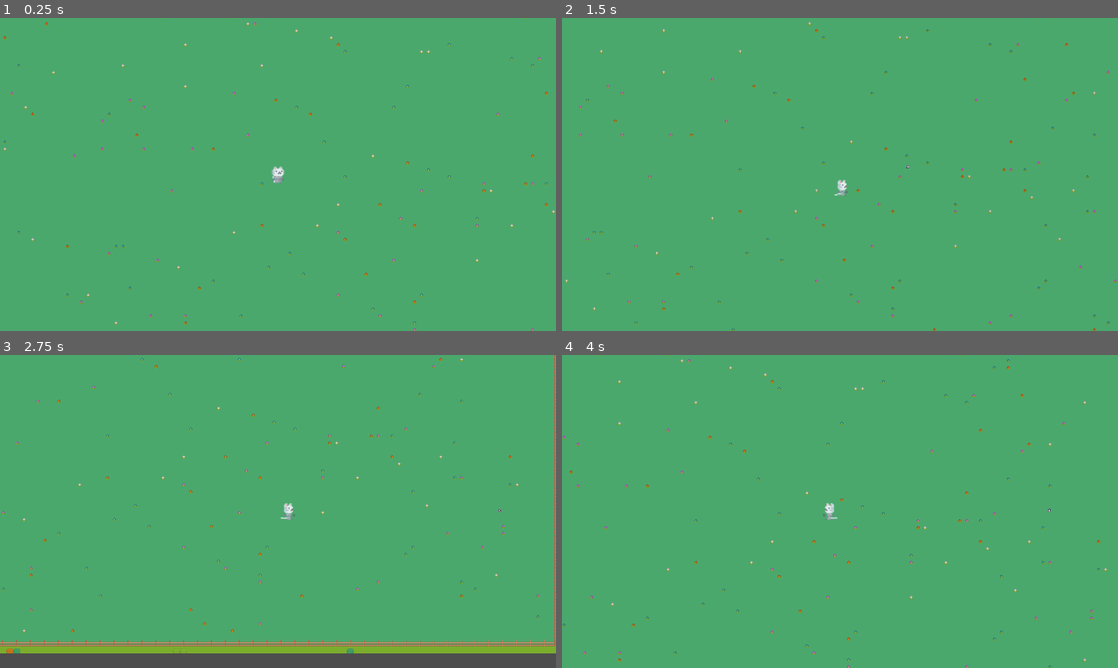
Above: before the commit, frames 1-4 (two rows, left to right).
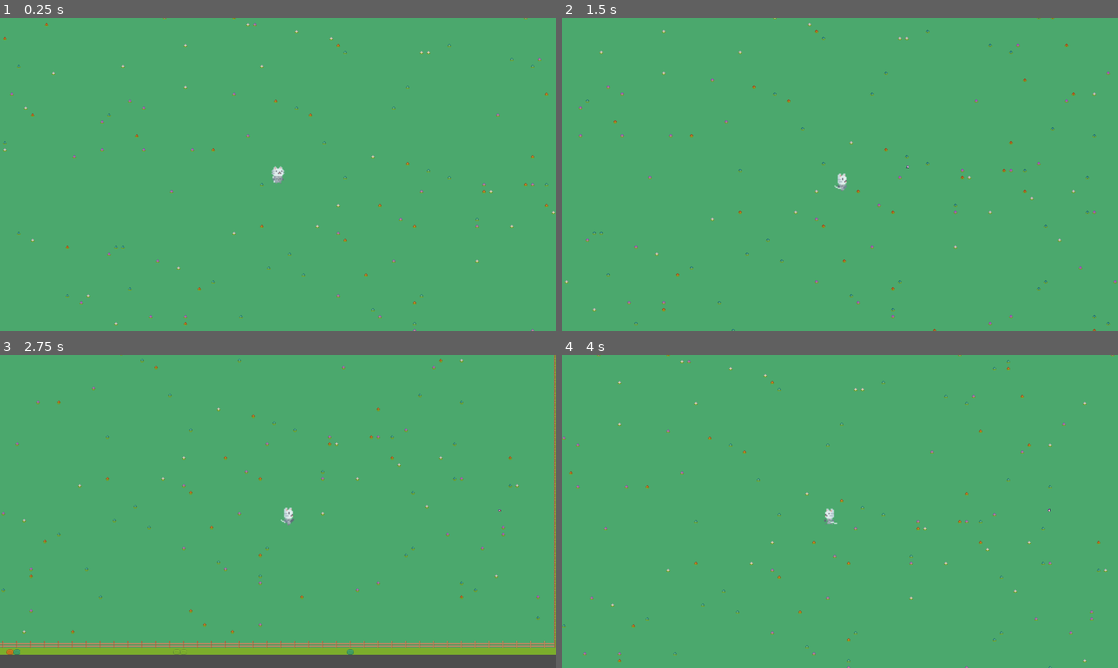
Above: after the commit, the same moments.

Repository: StrangerTNY/HAW_ProjektB
Game: Godot game, scene res://src/scenes/test_level_2.tscn
Same seed, same stepped clock (60 frames per second), same inputs: the game is played once before the commit and once after it. This scene is started directly instead of the project's main scene.
Inputs:
- Up to frame 1 (0.25 s): no input
- Up to frame 2 (1.5 s): hold Right (move_right) 0.53-1.28 s; tap Space (attack) at 0.6, 1.35 s; hold Down (move_down) from 1.28 s (still down)
- Up to frame 3 (2.75 s): release Down (move_down) at 2.03 s; hold Right (move_right) from 2.03 s (still down); tap Space (attack) at 2.1 s
- Up to frame 4 (4 s): release Right (move_right) at 2.78 s; hold Up (move_up) 2.78-3.53 s; tap Space (attack) at 2.85, 3.6 s; hold Left (move_left) from 3.53 s (still down)

The runs differ from the first frame. In frame 1, 0.7% of the frame differs, in the area x 0-100%, y 0-100%; in frame 2, 0.9%; in frame 3, 3.3%, in the area x 0-100%, y 0-96%; in frame 4, 0.9%.

Commit message:
legit keine ahnung ob ich irgendwas erreicht habe

Diff:
--- a/assets/Player_Animations.tres
+++ b/assets/Player_Animations.tres
@@ -110,7 +110,7 @@
 }],
 "loop": true,
 "name": &"attack",
-"speed": 10.0
+"speed": 8.0
 }, {
 "frames": [{
 "duration": 1.0,
@@ -133,7 +133,7 @@
 }],
 "loop": true,
 "name": &"death",
-"speed": 10.0
+"speed": 8.0
 }, {
 "frames": [{
 "duration": 1.0,
@@ -156,7 +156,7 @@
 }],
 "loop": true,
 "name": &"idle",
-"speed": 10.0
+"speed": 8.0
 }, {
 "frames": [{
 "duration": 1.0,
@@ -179,5 +179,5 @@
 }],
 "loop": true,
 "name": &"run",
-"speed": 10.0
+"speed": 8.0
 }]
--- a/assets/tilesets/tilset.tres
+++ b/assets/tilesets/tilset.tres
@@ -16,6 +16,8 @@
 
 [sub_resource type="TileMapPattern" id="TileMapPattern_wgmlj"]
 tile_data = PackedInt32Array(0, 3407875, 23, 1, 3473411, 23, 2, 3407875, 23, 3, 3473411, 23)
+
+[sub_resource type="PhysicsMaterial" id="PhysicsMaterial_0wfy8"]
 
 [sub_resource type="TileSetAtlasSource" id="TileSetAtlasSource_c8k2v"]
 texture = ExtResource("1_khn2c")
@@ -4088,31 +4090,21 @@
 48:23/0 = 0
 48:23/0/physics_layer_0/linear_velocity = Vector2(0, 0)
 48:23/0/physics_layer_0/angular_velocity = 0.0
-48:23/0/physics_layer_0/polygon_0/points = PackedVector2Array(-8, -8, -5, -8, -5, 8, -8, 8)
-48:23/0/physics_layer_0/polygon_1/points = PackedVector2Array(-5, -3, 8, -3, 8, 8, -5, 8)
 49:23/0 = 0
 49:23/0/physics_layer_0/linear_velocity = Vector2(0, 0)
 49:23/0/physics_layer_0/angular_velocity = 0.0
-49:23/0/physics_layer_0/polygon_0/points = PackedVector2Array(-8, -3, 5, -3, 5, 8, -8, 8)
-49:23/0/physics_layer_0/polygon_1/points = PackedVector2Array(5, -8, 8, -8, 8, 8, 5, 8)
 50:23/0 = 0
 50:23/0/physics_layer_0/linear_velocity = Vector2(0, 0)
 50:23/0/physics_layer_0/angular_velocity = 0.0
-50:23/0/physics_layer_0/polygon_0/points = PackedVector2Array(5, -8, 8, -8, 8, 8, 5, 8)
 51:23/0 = 0
 51:23/0/physics_layer_0/linear_velocity = Vector2(0, 0)
 51:23/0/physics_layer_0/angular_velocity = 0.0
-51:23/0/physics_layer_0/polygon_0/points = PackedVector2Array(-8, -8, -5, -8, -5, 9.5, -8, 8)
 52:23/0 = 0
 52:23/0/physics_layer_0/linear_velocity = Vector2(0, 0)
 52:23/0/physics_layer_0/angular_velocity = 0.0
-52:23/0/physics_layer_0/polygon_0/points = PackedVector2Array(-8, -3, 8, -3, 8, 8, -8, 8)
-52:23/0/physics_layer_0/polygon_1/points = PackedVector2Array(-2, -3, 1, -3, 1, -3, -2, -3)
 53:23/0 = 0
 53:23/0/physics_layer_0/linear_velocity = Vector2(0, 0)
 53:23/0/physics_layer_0/angular_velocity = 0.0
-53:23/0/physics_layer_0/polygon_0/points = PackedVector2Array(-8, -3, 8, -3, 8, 8, -8, 8)
-53:23/0/physics_layer_0/polygon_1/points = PackedVector2Array(-2, -8, 1, -8, 1, -3, -2, -3)
 54:23/0 = 0
 54:23/0/physics_layer_0/linear_velocity = Vector2(0, 0)
 54:23/0/physics_layer_0/angular_velocity = 0.0
@@ -4281,8 +4273,6 @@
 52:24/0 = 0
 52:24/0/physics_layer_0/linear_velocity = Vector2(0, 0)
 52:24/0/physics_layer_0/angular_velocity = 0.0
-52:24/0/physics_layer_0/polygon_0/points = PackedVector2Array(-8, -3, 8, -3, 8, 8, -8, 8)
-52:24/0/physics_layer_0/polygon_1/points = PackedVector2Array(-2, -3, 1, -3, 1, -3, -2, -3)
 53:24/0 = 0
 53:24/0/physics_layer_0/linear_velocity = Vector2(0, 0)
 53:24/0/physics_layer_0/angular_velocity = 0.0
@@ -5337,6 +5327,7 @@
 [resource]
 physics_layer_0/collision_layer = 4
 physics_layer_0/collision_mask = 3
+physics_layer_0/physics_material = SubResource("PhysicsMaterial_0wfy8")
 sources/3 = SubResource("TileSetAtlasSource_c8k2v")
 pattern_0 = SubResource("TileMapPattern_0qcki")
 pattern_1 = SubResource("TileMapPattern_ayk7a")
--- a/scripts/Main.gd
+++ b/scripts/Main.gd
@@ -44,10 +44,15 @@
 	# Set the mob's position to a random location.
 	mob.position = mob_spawn_location.position
 
+ # Add some randomness to the direction.
+	direction += randf_range(-PI / 4, PI / 4)
+
 
 	# Choose the velocity for the mob.
-	var velocity = Vector2(randf_range(100.0, 300.0), 0.0)
+	var velocity = Vector2(randf_range(150.0, 250.0), 0.0)
 	mob.linear_velocity = velocity.rotated(direction)
 
+#	if(mob.hit_wall):
+#		mob.linear_velocity = mob.linear_velocity * -1
 	# Spawn the mob by adding it to the Main scene.
 	add_child(mob)
--- a/scripts/Player_new.gd
+++ b/scripts/Player_new.gd
@@ -3,6 +3,10 @@
 
 @export var move_speed : float = 130
 var bullet_path = preload("res://src/game_objects/bullet.tscn")
+
+func start(pos):
+	position = pos
+	show()
 
 func _physics_process(delta):
 	var is_attacking = false
@@ -24,8 +28,6 @@
 		$AnimatedSprite2D.play()
 
 
-	position += velocity * delta
-
 	if velocity.x != 0:
 		$AnimatedSprite2D.animation = "run"
 		$AnimatedSprite2D.flip_v = false
@@ -38,15 +40,13 @@
 	else:
 		$AnimatedSprite2D.animation = "idle"
 
+	position += velocity * delta
 	move_and_slide()
+	for i in get_slide_collision_count():
+		var collision = get_slide_collision(i)
+		print("I collided with ", collision.get_collider().name)
 
 func shoot():
 	var bullet = bullet_path.instantiate()
 	get_parent().add_child(bullet)
 	bullet.position = $Node2D/Marker2D.global_position
-
-#func _on_body_entered(body):
-#	hide() # Player disappears after being hit.
-#	hit.emit()
-#	# Must be deferred as we can't change physics properties on a physics callback.
-#	$CollisionShape2D.set_deferred("disabled", true) # Replace with function body.
--- a/scripts/mob.gd
+++ b/scripts/mob.gd
@@ -1,11 +1,10 @@
 extends RigidBody2D
 
-
+var hit_wall
 # Called when the node enters the scene tree for the first time.
 func _ready():
 	$AnimatedSprite2D.animation = "walk"
 	$AnimatedSprite2D.play()
-
 
 # Called every frame. 'delta' is the elapsed time since the previous frame.
 func _process(delta):
@@ -17,3 +16,9 @@
 
 func _on_hurtbox_area_entered(hitbox):
 	queue_free()
+
+
+#func _on_body_entered(body):
+#	if(body.name == "map_2"):
+#		hit_wall = true
+#	hit_wall = false
--- a/src/game_objects/Player_new.tscn
+++ b/src/game_objects/Player_new.tscn
@@ -14,12 +14,13 @@
 position = Vector2(149, 60)
 scale = Vector2(2.5, 2.5)
 collision_mask = 6
+platform_wall_layers = 4
 script = ExtResource("1_ci5ib")
 
 [node name="AnimatedSprite2D" type="AnimatedSprite2D" parent="."]
 position = Vector2(0, 1)
 sprite_frames = ExtResource("1_38ser")
-animation = &"idle"
+animation = &"run"
 
 [node name="CollisionShape2D" type="CollisionShape2D" parent="."]
 position = Vector2(0, -1)
--- a/src/game_objects/mob.tscn
+++ b/src/game_objects/mob.tscn
@@ -1,4 +1,4 @@
-[gd_scene load_steps=24 format=3]
+[gd_scene load_steps=24 format=3 uid="uid://cbev88rlm4dju"]
 
 [ext_resource type="Texture2D" uid="uid://bp8ajjjvwumw3" path="res://assets/slime.png" id="1_ah8ac"]
 [ext_resource type="Script" path="res://scripts/mob.gd" id="1_xchtr"]
@@ -88,7 +88,7 @@
 }],
 "loop": true,
 "name": &"death",
-"speed": 10.0
+"speed": 5.0
 }, {
 "frames": [{
 "duration": 1.0,
@@ -102,7 +102,7 @@
 }],
 "loop": true,
 "name": &"hit",
-"speed": 10.0
+"speed": 2.0
 }, {
 "frames": [{
 "duration": 1.0,
@@ -125,7 +125,7 @@
 }],
 "loop": true,
 "name": &"walk",
-"speed": 10.0
+"speed": 8.0
 }]
 
 [sub_resource type="CircleShape2D" id="CircleShape2D_sebkt"]
@@ -137,8 +137,9 @@
 [node name="Mob" type="RigidBody2D"]
 position = Vector2(86, 87)
 collision_layer = 2
-collision_mask = 9
+collision_mask = 13
 gravity_scale = 0.0
+lock_rotation = true
 script = ExtResource("1_xchtr")
 metadata/_edit_group_ = true
 
@@ -147,7 +148,6 @@
 scale = Vector2(1.5, 1.5)
 sprite_frames = SubResource("SpriteFrames_sl0tt")
 animation = &"walk"
-frame_progress = 0.681806
 
 [node name="VisibleOnScreenNotifier2D" type="VisibleOnScreenNotifier2D" parent="."]
 
@@ -171,6 +171,7 @@
 [node name="CollisionShape2D" type="CollisionShape2D" parent="."]
 shape = SubResource("CircleShape2D_27nfu")
 
+[connection signal="body_entered" from="." to="." method="_on_body_entered"]
 [connection signal="screen_exited" from="VisibleOnScreenNotifier2D" to="." method="_on_visible_on_screen_notifier_2d_screen_exited"]
 [connection signal="area_entered" from="Hurtbox" to="." method="_on_hurtbox_area_entered"]
 
--- a/src/scenes/test_level_2.tscn
+++ b/src/scenes/test_level_2.tscn
@@ -1,9 +1,19 @@
-[gd_scene load_steps=3 format=3 uid="uid://bmug2gir2wrab"]
+[gd_scene load_steps=6 format=3 uid="uid://bmug2gir2wrab"]
 
 [ext_resource type="PackedScene" uid="uid://c4muo0hk7vl7x" path="res://src/game_objects/map_2.tscn" id="1_iinrd"]
+[ext_resource type="Script" path="res://scripts/Main.gd" id="1_yucwu"]
 [ext_resource type="PackedScene" uid="uid://dbm5xrg348c4t" path="res://src/game_objects/Player_new.tscn" id="2_kbipm"]
+[ext_resource type="PackedScene" uid="uid://cbev88rlm4dju" path="res://src/game_objects/mob.tscn" id="2_srhgm"]
 
-[node name="Node" type="Node"]
+[sub_resource type="Curve2D" id="Curve2D_nn42f"]
+_data = {
+"points": PackedVector2Array(0, 0, 0, 0, 14, 22, 0, 0, 0, 0, 1912, 19, 0, 0, 0, 0, 1908, 1067, 0, 0, 0, 0, 10, 1067, 0, 0, 0, 0, 14, 22)
+}
+point_count = 5
+
+[node name="Main" type="Node"]
+script = ExtResource("1_yucwu")
+mob_scene = ExtResource("2_srhgm")
 
 [node name="map_2" parent="." instance=ExtResource("1_iinrd")]
 metadata/_edit_lock_ = true
@@ -15,8 +25,31 @@
 position_smoothing_enabled = true
 position_smoothing_speed = 10.0
 
+[node name="MobTimer" type="Timer" parent="."]
+
+[node name="ScoreTimer" type="Timer" parent="."]
+
+[node name="StartTimer" type="Timer" parent="."]
+wait_time = 2.0
+one_shot = true
+
 [node name="Player" parent="." instance=ExtResource("2_kbipm")]
 position = Vector2(925, 582)
 
 [node name="RemoteTransform2D" type="RemoteTransform2D" parent="Player"]
 remote_path = NodePath("../../Camera2D")
+
+[node name="MobPath" type="Path2D" parent="."]
+curve = SubResource("Curve2D_nn42f")
+
+[node name="MobSpawnLocation" type="PathFollow2D" parent="MobPath"]
+position = Vector2(14, 22)
+rotation = -0.00158061
+
+[node name="StartPosition" type="Marker2D" parent="."]
+position = Vector2(925, 580)
+
+[connection signal="timeout" from="MobTimer" to="." method="_on_mob_timer_timeout"]
+[connection signal="timeout" from="ScoreTimer" to="." method="_on_score_timer_timeout"]
+[connection signal="timeout" from="StartTimer" to="." method="_on_start_timer_timeout"]
+[connection signal="hit" from="Player" to="." method="game_over"]
Not shown: 1 places in assets/tilesets/tilset.tres that only renumber resources
Not shown: 1 places in src/scenes/test_level.tscn that only renumber resources
